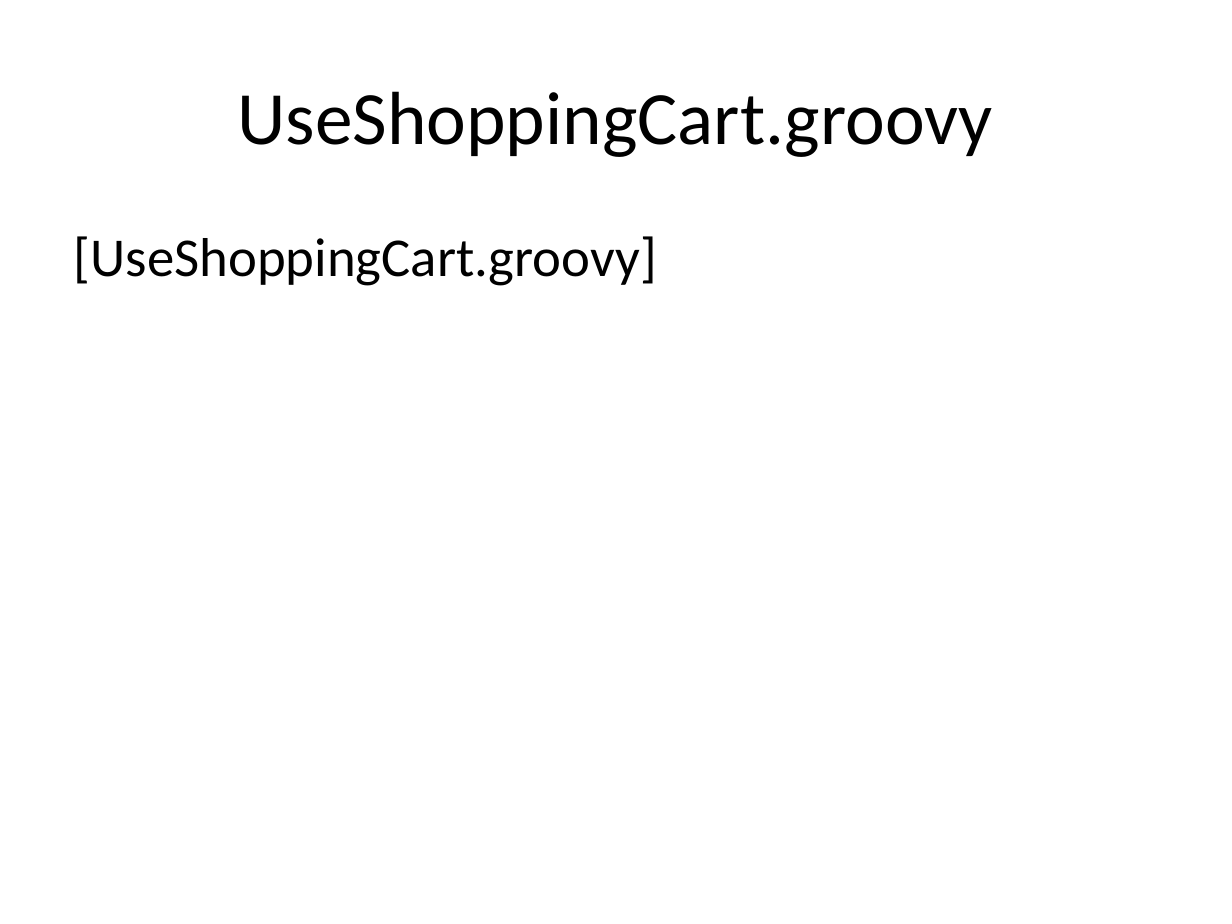
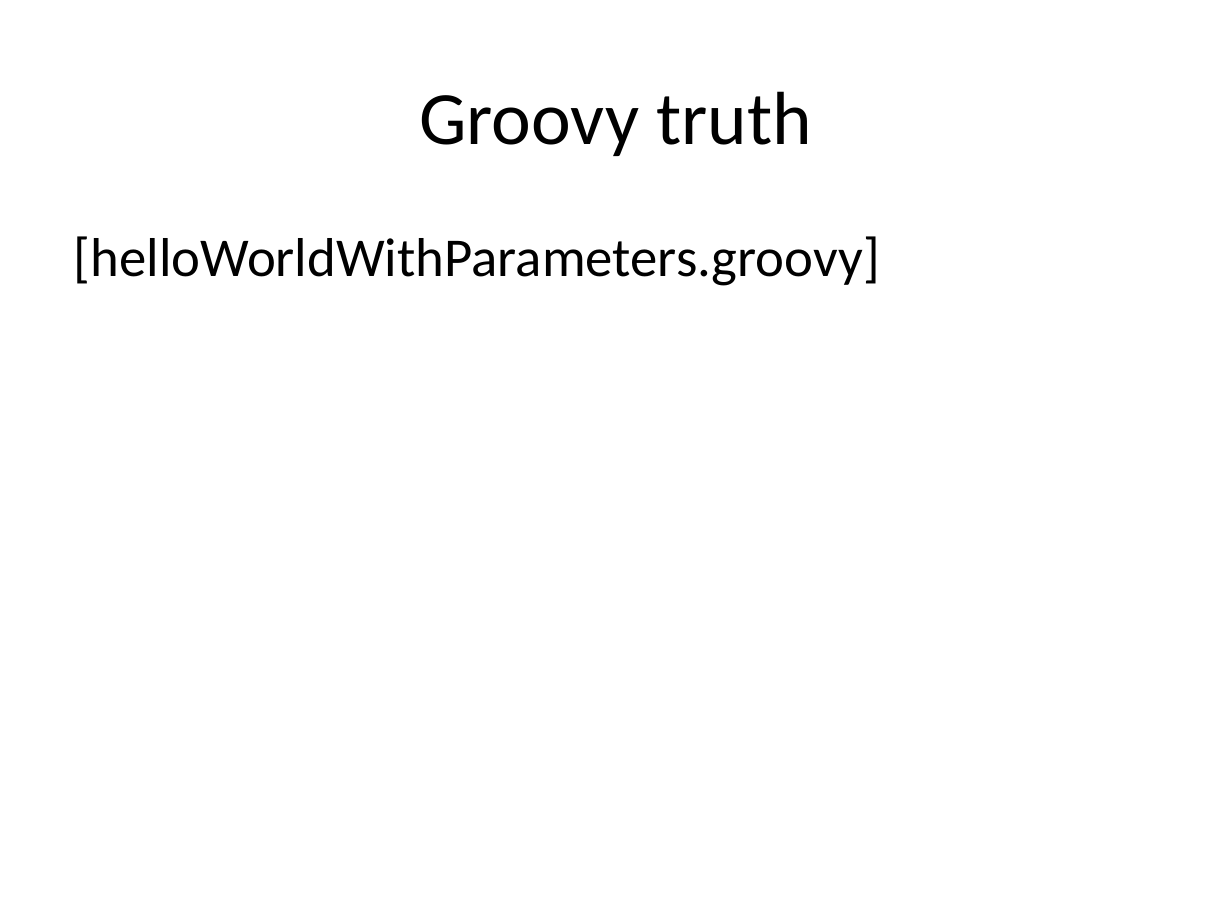
Before and after one commit to me97esn/groovyseminarium, a slide deck: slide 30 of groovyseminarie/dokument/groovyseminarium_source.pptx (slide 23 before the commit). Drawn at 1232x924 pixels with LibreOffice and Linux fonts; fonts in the diff are those of the drawing. Boxes give left, top, right and bottom in pixels: in the first picture for what was removed or moved away, otherwise in the second. Text is boxed around its words. In the diff, an @@ line names an element or a change of style, - is before the commit and + after.

```diff
--- a/groovyseminarie/dokument/groovyseminarium_source.pptx
+++ b/groovyseminarie/dokument/groovyseminarium_source.pptx
@@ title at (419, 91, 812, 156): text changed @@
-UseShoppingCart.groovy
+Groovy truth
@@ text at (74, 236, 880, 286): text changed @@
-[UseShoppingCart.groovy]
+[helloWorldWithParameters.groovy]
```
Also in this commit, not shown: 7 other slides changed, 12 slides added, 3 slides removed, 10 other files.
